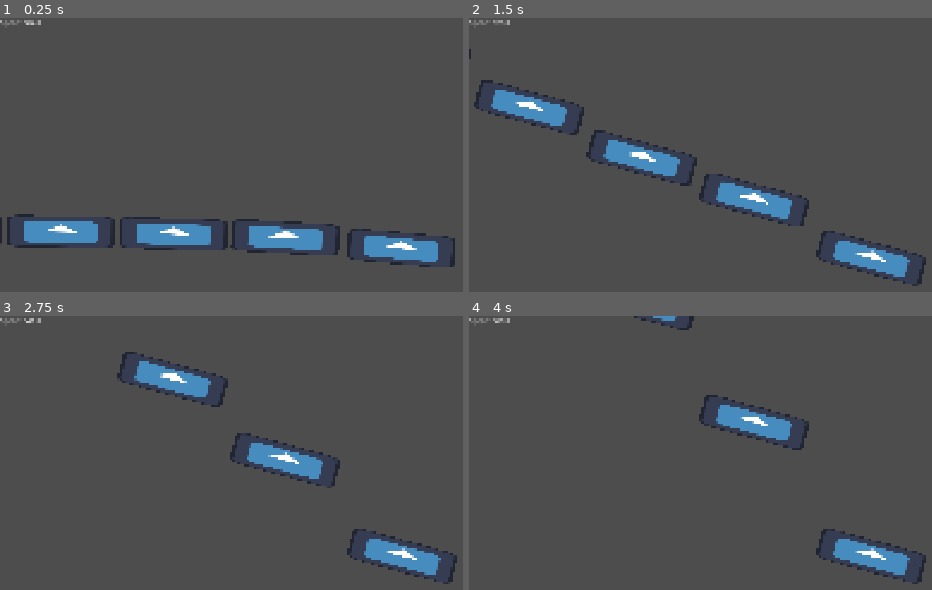
Above: before the commit, frames 1-4 (two rows, left to right).
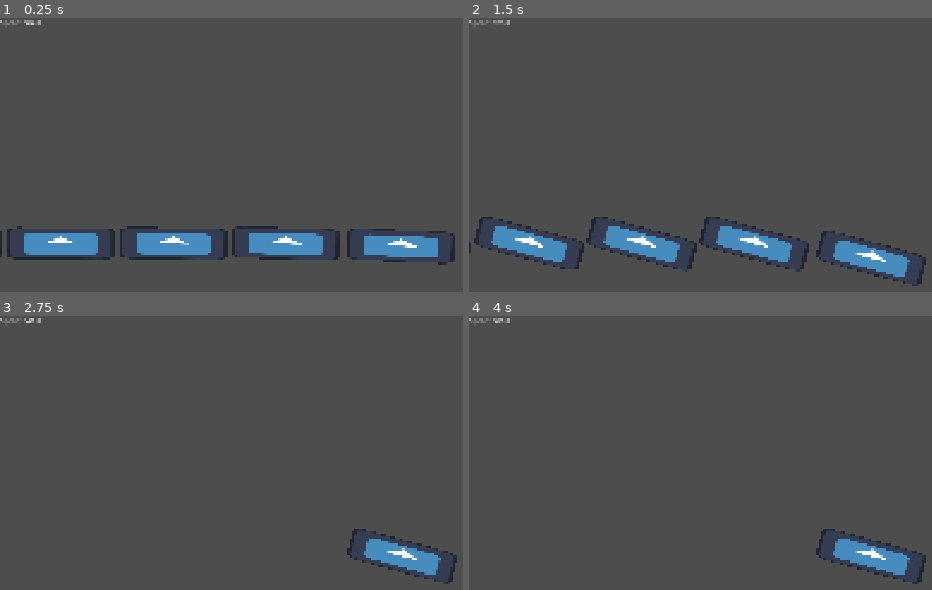
Above: after the commit, the same moments.

Repository: g3evorz/Gameseed-2026
Game: Godot game, scene res://Scenes/Components/kereta.tscn
Two runs of this game, one before a commit and one after it. Both use one fixed random seed, a clock stepped at 60 frames per second and the inputs below. The engine's default icon, where the game draws it, is replaced by a stand-in: a white triangle on a blue panel in a dark square.
Inputs:
- Up to frame 1 (0.25 s): no input
- Up to frame 2 (1.5 s): tap Enter (ui_accept) at 0.5, 0.77 s
- Up to frame 3 (2.75 s): tap Enter (ui_accept) at 1.52 s
- Up to frame 4 (4 s): tap Enter (ui_accept) at 3.02, 3.77 s

The runs differ from the first frame. In frame 1, 5.6% of the frame differs, in the area x 0-99%, y 71-91%; in frame 2, 9.4%, in the area x 0-74%, y 11-93%; in frame 3, 3.2%; in frame 4, 1.8%.

Commit message:
Revise "Gerbong" & "Kereta" (WIP)
Revise gerbong and kereta to be able interact with obstacle and have more realistic physic interaction and potentially able to lose some "Gerbong" in certain condition.

Diff:
--- a/Scenes/Components/Kereta/gerbong.tscn
+++ b/Scenes/Components/Kereta/gerbong.tscn
@@ -1,22 +1,25 @@
 [gd_scene format=3 uid="uid://dcnle0rgkvqcg"]
 
 [ext_resource type="Texture2D" uid="uid://c7b1a0a2yu4by" path="res://icon.svg" id="1_fp0vm"]
+[ext_resource type="Script" uid="uid://dsguloiapf5sg" path="res://Script/Kereta/Gerbong.gd" id="1_ibxl1"]
 
 [sub_resource type="RectangleShape2D" id="RectangleShape2D_ibxl1"]
 size = Vector2(261, 77)
 
 [node name="Gerbong" type="Node2D" unique_id=2090834745]
 
-[node name="Area2D" type="Area2D" parent="." unique_id=1304552615]
+[node name="CharacterBody2D" type="CharacterBody2D" parent="." unique_id=1560058412]
+collision_mask = 2
+script = ExtResource("1_ibxl1")
 
-[node name="Camera2D" type="Camera2D" parent="Area2D" unique_id=1658180898]
+[node name="Camera2D" type="Camera2D" parent="CharacterBody2D" unique_id=1658180898]
 
-[node name="Sprite2D" type="Sprite2D" parent="Area2D" unique_id=370657303]
+[node name="Sprite2D" type="Sprite2D" parent="CharacterBody2D" unique_id=370657303]
 position = Vector2(-129, 38)
 scale = Vector2(2.0234377, 0.59375)
 texture = ExtResource("1_fp0vm")
 centered = false
 offset = Vector2(0, -126)
 
-[node name="CollisionShape2D" type="CollisionShape2D" parent="Area2D" unique_id=1533080487]
+[node name="CollisionShape2D" type="CollisionShape2D" parent="CharacterBody2D" unique_id=1533080487]
 shape = SubResource("RectangleShape2D_ibxl1")
--- a/Scenes/Components/Kereta/kepala.tscn
+++ b/Scenes/Components/Kereta/kepala.tscn
@@ -1,6 +1,6 @@
 [gd_scene format=3 uid="uid://blvniqmv0cixc"]
 
-[ext_resource type="Script" uid="uid://b6wxh3yelr5j6" path="res://Script/kepala.gd" id="1_kiorl"]
+[ext_resource type="Script" uid="uid://b6wxh3yelr5j6" path="res://Script/Kereta/kepala.gd" id="1_kiorl"]
 [ext_resource type="Texture2D" uid="uid://c7b1a0a2yu4by" path="res://icon.svg" id="2_pvioj"]
 
 [sub_resource type="RectangleShape2D" id="RectangleShape2D_eu8wk"]
@@ -9,6 +9,7 @@
 [node name="Kepala" type="Node2D" unique_id=1780252134]
 
 [node name="CharacterBody2D" type="CharacterBody2D" parent="." unique_id=1215859441]
+collision_mask = 2
 script = ExtResource("1_kiorl")
 
 [node name="Sprite2D" type="Sprite2D" parent="CharacterBody2D" unique_id=1829586725]
--- a/Scenes/Components/Worldborder.tscn
+++ b/Scenes/Components/Worldborder.tscn
@@ -5,6 +5,8 @@
 [node name="World" type="Node2D" unique_id=1368948942]
 
 [node name="StaticBody2D" type="StaticBody2D" parent="." unique_id=1824160273]
+collision_layer = 2
+collision_mask = 2
 
 [node name="CollisionShape2D" type="CollisionShape2D" parent="StaticBody2D" unique_id=1287280835]
 position = Vector2(-85.5, 5.5)
--- a/Scenes/Components/kereta.tscn
+++ b/Scenes/Components/kereta.tscn
@@ -1,7 +1,7 @@
 [gd_scene format=3 uid="uid://dukt3ykblby48"]
 
 [ext_resource type="PackedScene" uid="uid://blvniqmv0cixc" path="res://Scenes/Components/Kereta/kepala.tscn" id="1_2wmvs"]
-[ext_resource type="Script" uid="uid://hopwy0agpns4" path="res://Script/kereta.gd" id="1_l81m1"]
+[ext_resource type="Script" uid="uid://hopwy0agpns4" path="res://Script/Kereta/kereta.gd" id="1_l81m1"]
 [ext_resource type="PackedScene" uid="uid://dcnle0rgkvqcg" path="res://Scenes/Components/Kereta/gerbong.tscn" id="3_k3j8q"]
 
 [node name="Kereta" type="Node2D" unique_id=1640051749]
--- /dev/null
+++ b/Scenes/Components/platform.tscn
@@ -0,0 +1,15 @@
+[gd_scene format=3 uid="uid://ciej1ht535fuo"]
+
+[sub_resource type="RectangleShape2D" id="RectangleShape2D_j08xn"]
+size = Vector2(381.5, 20)
+
+[node name="Platform" type="Node2D" unique_id=702469548]
+
+[node name="StaticBody2D" type="StaticBody2D" parent="." unique_id=792758832]
+collision_layer = 2
+collision_mask = 2
+
+[node name="Sprite2D" type="Sprite2D" parent="StaticBody2D" unique_id=668076494]
+
+[node name="CollisionShape2D" type="CollisionShape2D" parent="StaticBody2D" unique_id=748666245]
+shape = SubResource("RectangleShape2D_j08xn")
--- a/Scenes/main.tscn
+++ b/Scenes/main.tscn
@@ -2,6 +2,7 @@
 
 [ext_resource type="PackedScene" uid="uid://dukt3ykblby48" path="res://Scenes/Components/kereta.tscn" id="1_bo1nx"]
 [ext_resource type="PackedScene" uid="uid://cuyokbbea850y" path="res://Scenes/Components/Worldborder.tscn" id="2_8gbba"]
+[ext_resource type="PackedScene" uid="uid://ciej1ht535fuo" path="res://Scenes/Components/platform.tscn" id="3_8gbba"]
 
 [node name="Main" type="Node2D" unique_id=1169577489]
 
@@ -9,4 +10,13 @@
 position = Vector2(2, -41)
 
 [node name="World" parent="." unique_id=1368948942 instance=ExtResource("2_8gbba")]
-position = Vector2(0, 65)
+position = Vector2(3, 222)
+
+[node name="Platform" parent="." unique_id=702469548 instance=ExtResource("3_8gbba")]
+position = Vector2(2763, -52)
+
+[node name="Platform2" parent="." unique_id=1914942858 instance=ExtResource("3_8gbba")]
+position = Vector2(1522, 68)
+
+[node name="Platform3" parent="." unique_id=1957348218 instance=ExtResource("3_8gbba")]
+position = Vector2(1930, -230)
--- /dev/null
+++ b/Script/Kereta/Gerbong.gd
@@ -0,0 +1,66 @@
+extends CharacterBody2D
+
+var gravity = ProjectSettings.get_setting("physics/2d/default_gravity")
+var sedang_aktif = true
+var tersambung = true # Status apakah gerbong ini masih terikat ke rantai kereta
+
+var target_x_velocity = 0.0
+var target_y = 0.0
+var target_rot = 0.0
+var target_vel_y = 0.0
+var target_di_tanah = true
+var kekakuan_rantai = 15.0
+
+var posisi_x_kepala = 0.0
+@export var BATAS_TERTINGGAL = 2000.0
+
+func putus_sambungan():
+	tersambung = false
+	sedang_aktif = false
+
+func _physics_process(delta):
+	# --- 1. JIKA SAMBUNGAN TERPUTUS ---
+	if not tersambung or not sedang_aktif:
+		# Perlambat kecepatan X secara drastis (simulasi gesekan roda/rem)
+		# 600 adalah kekuatan pengeremannya, bisa Anda sesuaikan
+		velocity.x = move_toward(velocity.x, 0, 600 * delta)
+
+		# Tetap patuhi gravitasi agar bisa jatuh ke jurang
+		velocity.y += gravity * delta
+		move_and_slide()
+
+		# Hapus dari memori sepenuhnya JIKA sudah jatuh ke jurang luar angkasa
+		if global_position.y > 2500:
+			hancur()
+		return
+
+	# --- 2. LOGIKA FISIKA HIBRIDA (NORMAL) ---
+	velocity.x = target_x_velocity
+	var jarak_y = target_y - global_position.y
+
+	if target_di_tanah:
+		if is_on_floor():
+			velocity.y = jarak_y * kekakuan_rantai
+		else:
+			velocity.y += gravity * delta
+	else:
+		if target_vel_y < 0 and jarak_y < 0:
+			velocity.y = jarak_y * kekakuan_rantai
+		else:
+			velocity.y += gravity * delta
+
+	move_and_slide()
+	rotation = lerp_angle(rotation, target_rot, kekakuan_rantai * delta)
+
+	# --- 3. DETEKSI SAMBUNGAN PATAH ---
+	# Jika gerbong ini tersangkut tembok dan tertinggal jauh dari kepala
+	if posisi_x_kepala - global_position.x > BATAS_TERTINGGAL:
+		putus_sambungan() # Putuskan sambungan dirinya sendiri
+
+	# Jatuh ke jurang luar angkasa
+	if global_position.y > 2000:
+		putus_sambungan()
+
+func hancur():
+	# Hapus node gerbong ini beserta Node2D pembungkusnya dari memori game
+	get_parent().queue_free()
--- a/Script/kepala.gd
+++ b/Script/Kereta/kepala.gd
@@ -1,9 +1,9 @@
 extends CharacterBody2D
 
 # --- Konfigurasi Pergerakan ---
-@export var JUMP_VELOCITY = -500.0
+@export var JUMP_VELOCITY = -1000.0
 @export var BASE_SPEED = 300.0
-@export var MAX_SPEED = 1000.0
+@export var MAX_SPEED = 500.0
 @export var ACCELERATION = 15.0
 var current_speed = 0.0
 
--- /dev/null
+++ b/Script/Kereta/kereta.gd
@@ -0,0 +1,70 @@
+extends Node2D
+
+@onready var kepala_kereta = $Kepala/CharacterBody2D
+@onready var sprite_kepala = $Kepala/CharacterBody2D/Sprite2D
+@onready var kumpulan_gerbong = $KumpulanGerbong
+
+@export var JARAK_PIKSEL_ANTAR_GERBONG = 270.0
+@export var KEKAKUAN_DASAR = 15.0
+@export var FAKTOR_AWAL = 0.95
+@export var FAKTOR_PELURUHAN = 0.8
+
+# Array ini tidak akan pernah berubah (menyimpan cetak biru awal)
+var rantai_permanen = []
+
+func _ready():
+	var daftar_wadah = kumpulan_gerbong.get_children()
+	for i in range(daftar_wadah.size()):
+		var gerbong = daftar_wadah[i].get_node_or_null("CharacterBody2D")
+		if gerbong:
+			# Masukkan ke catatan manajer
+			rantai_permanen.append(gerbong)
+
+			gerbong.global_position.x = kepala_kereta.global_position.x - ((i + 1) * JARAK_PIKSEL_ANTAR_GERBONG)
+			gerbong.global_position.y = kepala_kereta.global_position.y
+
+func _physics_process(_delta):
+	var kecepatan_sekarang = kepala_kereta.velocity.x
+
+	# Variabel untuk mendeteksi apakah aliran tarikan dari depan masih utuh
+	var sambungan_utuh = true
+
+	for i in range(rantai_permanen.size()):
+		var gerbong = rantai_permanen[i]
+
+		# Jika memori gerbong ini sudah dihapus (queue_free), rantai putus di sini!
+		if not is_instance_valid(gerbong):
+			sambungan_utuh = false
+			continue
+
+		# Jika gerbong ini sudah dinyatakan "putus" oleh scriptnya sendiri
+		if not gerbong.tersambung:
+			sambungan_utuh = false
+			continue
+
+		# JIKA ADA GERBONG DEPAN YANG PUTUS, GERBONG INI JUGA HARUS IKUT PUTUS
+		if not sambungan_utuh:
+			gerbong.putus_sambungan()
+			continue # Lewati pemberian kecepatan agar dia mengerem
+
+		# --- Jika sambungan aman, terus berikan tarikan ---
+		gerbong.target_x_velocity = kecepatan_sekarang
+		gerbong.posisi_x_kepala = kepala_kereta.global_position.x
+
+		# Tentukan siapa yang ditiru
+		if i == 0:
+			gerbong.target_y = kepala_kereta.global_position.y
+			gerbong.target_rot = sprite_kepala.rotation
+			gerbong.target_vel_y = kepala_kereta.velocity.y
+			gerbong.target_di_tanah = kepala_kereta.is_on_floor()
+		else:
+			var gerbong_depan = rantai_permanen[i - 1]
+			# Karena kita mengecek sambungan_utuh di atas, kita tahu pasti gerbong_depan itu valid
+			gerbong.target_y = gerbong_depan.global_position.y
+			gerbong.target_rot = gerbong_depan.rotation
+			gerbong.target_vel_y = gerbong_depan.velocity.y
+			gerbong.target_di_tanah = gerbong_depan.is_on_floor()
+
+		gerbong.kekakuan_rantai = KEKAKUAN_DASAR * FAKTOR_AWAL * pow(FAKTOR_PELURUHAN, i)
+
+# ... (Fungsi picu_lompat_berantai() tetap sama, cukup pastikan dia juga mengecek gerbong.tersambung sebelum menyuruh lompat)
--- a/Script/kereta.gd
+++ /dev/null
@@ -1,52 +0,0 @@
-extends Node2D
-
-@onready var kepala_kereta = $Kepala/CharacterBody2D
-@onready var sprite_kepala = $Kepala/CharacterBody2D/Sprite2D
-@onready var kumpulan_gerbong = $KumpulanGerbong
-
-@export var MAKSIMAL_GERBONG = 10
-@export var JARAK_PIKSEL_ANTAR_GERBONG = 270
-
-# Angka ini menentukan seberapa kaku/elastis sambungan keretanya.
-# - Semakin besar (misal 20.0), gerbong akan bereaksi sangat cepat (kaku).
-# - Semakin kecil (misal 5.0), gerbong akan melar dan lambat ditarik.
-@export var KEKAKUAN_RANTAI = 15.0
-@export var FAKTOR_AWAL = 0.9
-@export var FAKTOR_PELURUHAN = 0.8
-
-func _physics_process(delta):
-	var daftar_gerbong = kumpulan_gerbong.get_children()
-
-	for i in range(daftar_gerbong.size()):
-		if i >= MAKSIMAL_GERBONG:
-			break
-
-		var gerbong = daftar_gerbong[i]
-
-		# 1. KUNCI SUMBU X: Jarak horizontal dijamin tetap absolut & rapi
-		gerbong.global_position.x = kepala_kereta.global_position.x - ((i + 1) * JARAK_PIKSEL_ANTAR_GERBONG)
-
-		# 2. TENTUKAN TARGET (Siapa yang harus diikuti oleh gerbong ini?)
-		var target_y = 0.0
-		var target_rot = 0.0
-
-		if i == 0:
-			# Gerbong pertama selalu meniru Kepala secara langsung
-			target_y = kepala_kereta.global_position.y
-			target_rot = sprite_kepala.rotation
-		else:
-			# Gerbong ke-2 dan seterusnya meniru gerbong tepat di depannya (i - 1)
-			var gerbong_depan = daftar_gerbong[i - 1]
-			target_y = gerbong_depan.global_position.y
-			target_rot = gerbong_depan.rotation
-
-		# --- REVISI: KALKULASI KEKAKUAN DINAMIS ---
-		# Menggunakan fungsi matematika pow (pangkat) untuk menciptakan penurunan kurva yang halus.
-		# i=0 -> pow(0.8, 0) = 1.0  (Kekuatan 100%)
-		# i=1 -> pow(0.8, 1) = 0.8  (Kekuatan 80%)
-		# i=2 -> pow(0.8, 2) = 0.64 (Kekuatan 64%)
-		# i=3 -> pow(0.8, 3) = 0.51 (Kekuatan 51%)
-		var kekakuan_dinamis = KEKAKUAN_RANTAI * FAKTOR_AWAL * pow(FAKTOR_PELURUHAN, i)
-
-		gerbong.global_position.y = lerp(gerbong.global_position.y, target_y, kekakuan_dinamis * delta)
-		gerbong.rotation = lerp_angle(gerbong.rotation, target_rot, kekakuan_dinamis * delta)
Not shown, added: Script/Kereta/Gerbong.gd.uid
Renamed: Script/kepala.gd.uid -> Script/Kereta/kepala.gd.uid
Renamed: Script/kereta.gd.uid -> Script/Kereta/kereta.gd.uid
